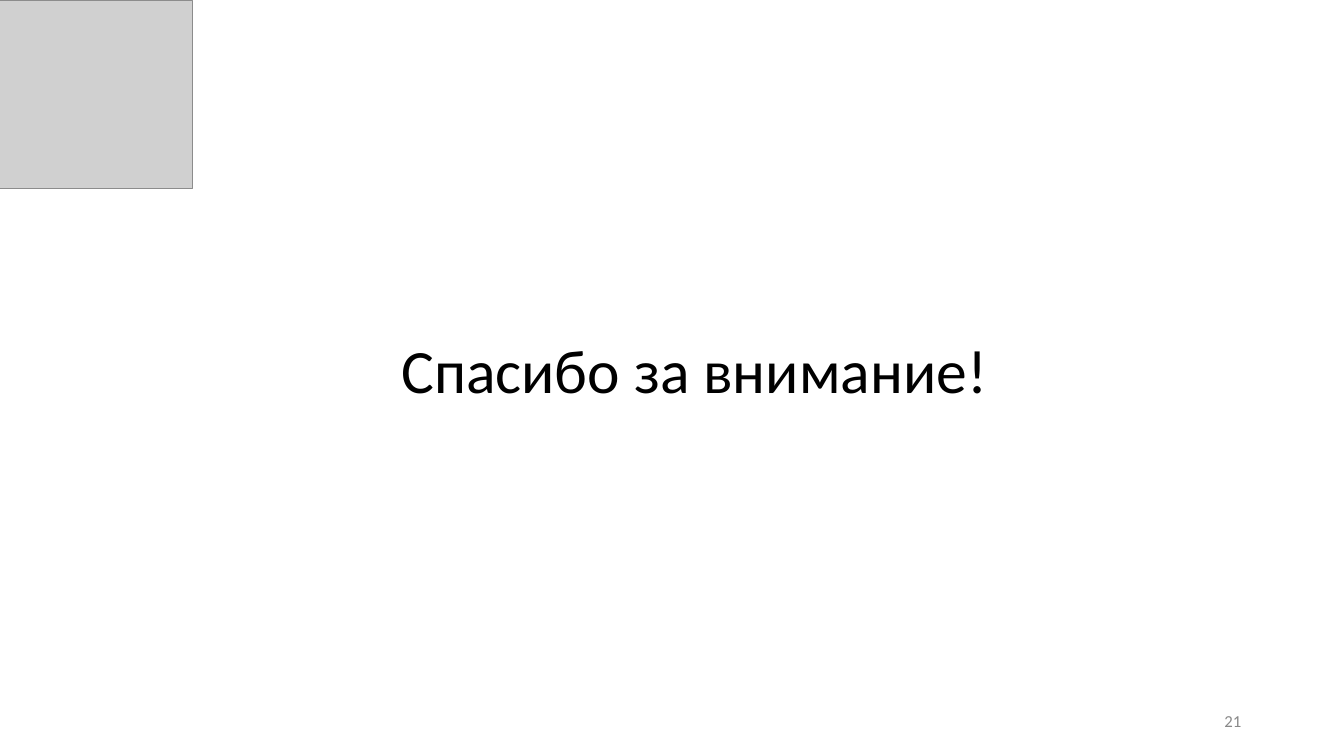
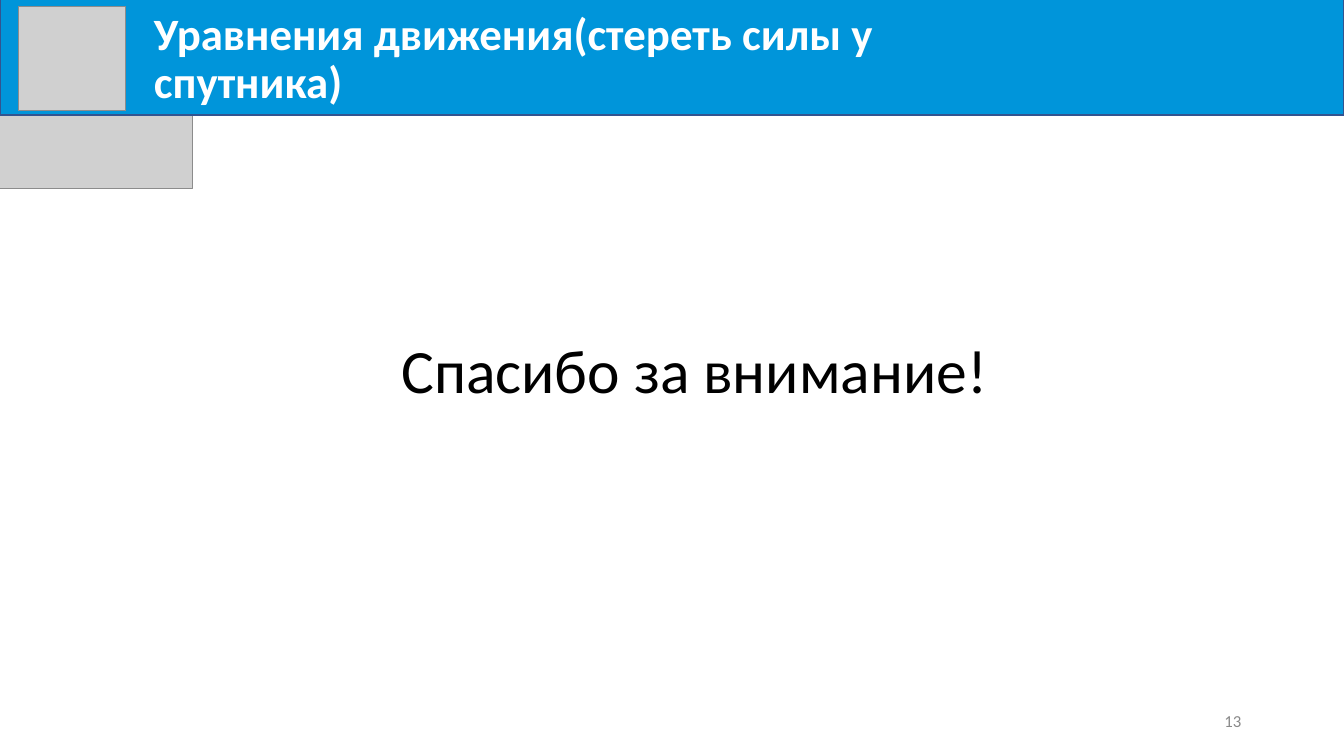
Before and after one commit to Milirik/diploma, a slide deck: slide 13 of Mikheev-K_V.pptx (slide 21 before the commit). Drawn at 1344x756 pixels with LibreOffice and Linux fonts; fonts in the diff are those of the drawing; grey boxes stand for pictures. Boxes give left, top, right and bottom in pixels: in the first picture for what was removed or moved away, otherwise in the second. Text is boxed around its words. In the diff, an @@ line names an element or a change of style, - is before the commit and + after.

```diff
--- a/Mikheev-K_V.pptx
+++ b/Mikheev-K_V.pptx
@@ rectangle added at [0,0,1344,115], fill #0095DA, outline #325491 1 pt @@
@@ picture added at [18,7,126,111] @@
@@ text added at [154,17,872,105], 32 pt, text #FFFFFF, bold @@
+Уравнения движения(стереть силы у спутника)
@@ page number at [1224,716,1241,727]: text changed @@
-21
+13
```
Also in this commit, not shown: 1 other slide changed, 11 slides added, 19 slides removed, 2 other files.
